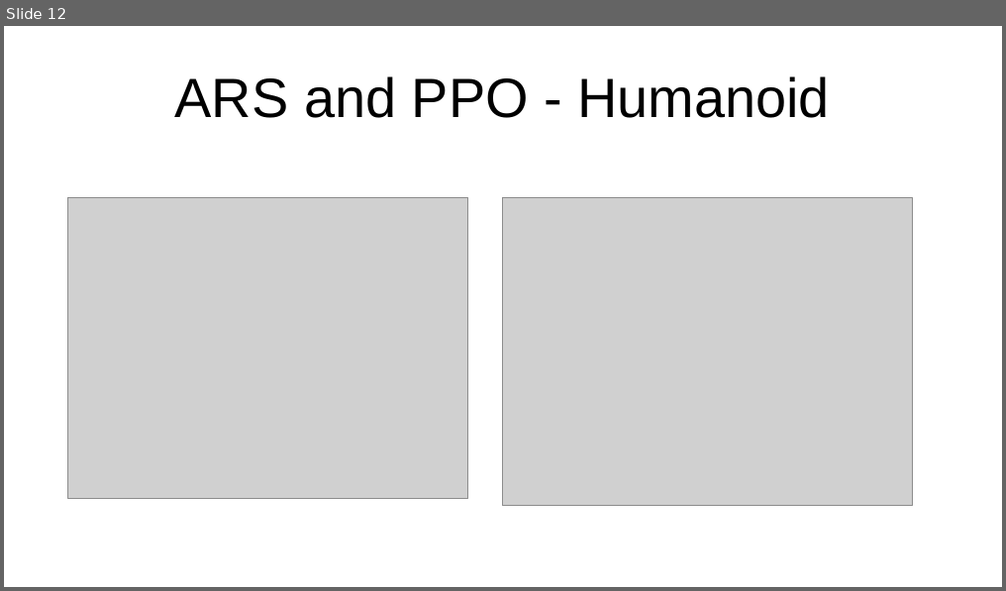
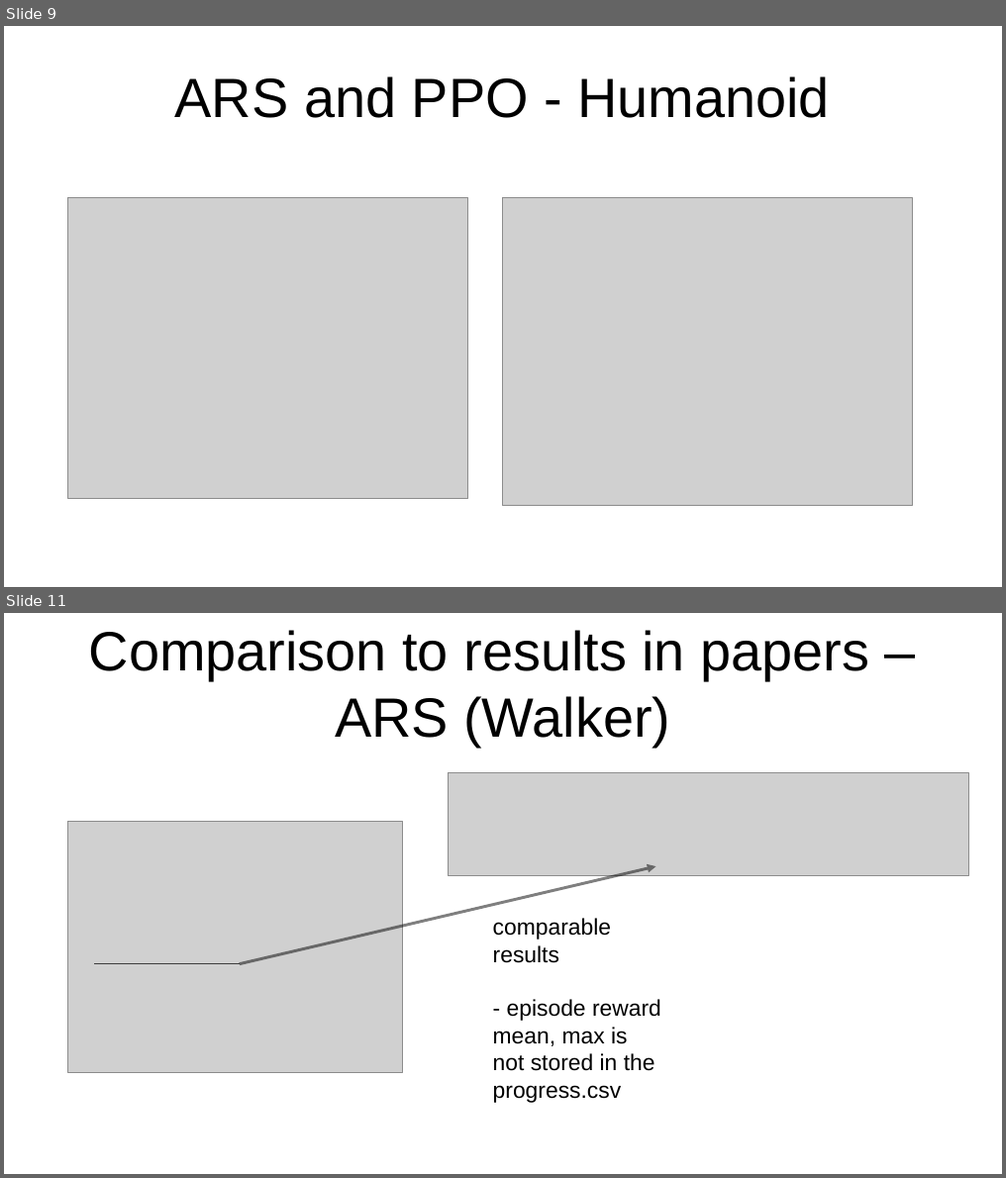
Before and after one commit to sgillen/seagul, a slide deck: seagul/rllib/rllib_with_rbf/Temporary_Results.odp. Shown one above the other, each under a label of ours: slide 12 before the commit, slides 9 and 11 after it; the slides between them are not shown. The pictures are 1006x591 and 1006x1178 pixels, drawn with LibreOffice and Linux fonts; fonts in the diff are those of the drawing; grey boxes stand for pictures. Boxes give left, top, right and bottom in pixels: in the first picture for what was removed or moved away, otherwise in the second. Text is boxed around its words. In the diff, an @@ line names an element or a change of style, - is before the commit and + after.

```diff
--- a/seagul/rllib/rllib_with_rbf/Temporary_Results.odp
+++ b/seagul/rllib/rllib_with_rbf/Temporary_Results.odp
@@ slide 11 added at <box>4,613,1002,1174</box>, background #FFFFFF @@
@@ title added at <box>89,630,869,747</box>, 44 pt, text #000000 @@
+Comparison to results in papers – ARS (Walker)
@@ picture added at <box>448,773,969,875</box> @@
@@ picture added at <box>67,821,402,1073</box> @@
@@ arrow added from (240, 964) to (656, 866), #000000 2.3 pt @@
@@ text added at <box>493,918,661,1103</box>, 18 pt, text #000000 @@
+comparable results
+- episode reward mean, max is not stored in the progress.csv
@@ line added from (240, 964) to (94, 964), #000000 0 pt @@
@@ what was slide 12 is now slide 9 @@
```
Also in this commit, not shown: 4 slides changed, 9 other slides added, 3 slides removed, 34 other files.
